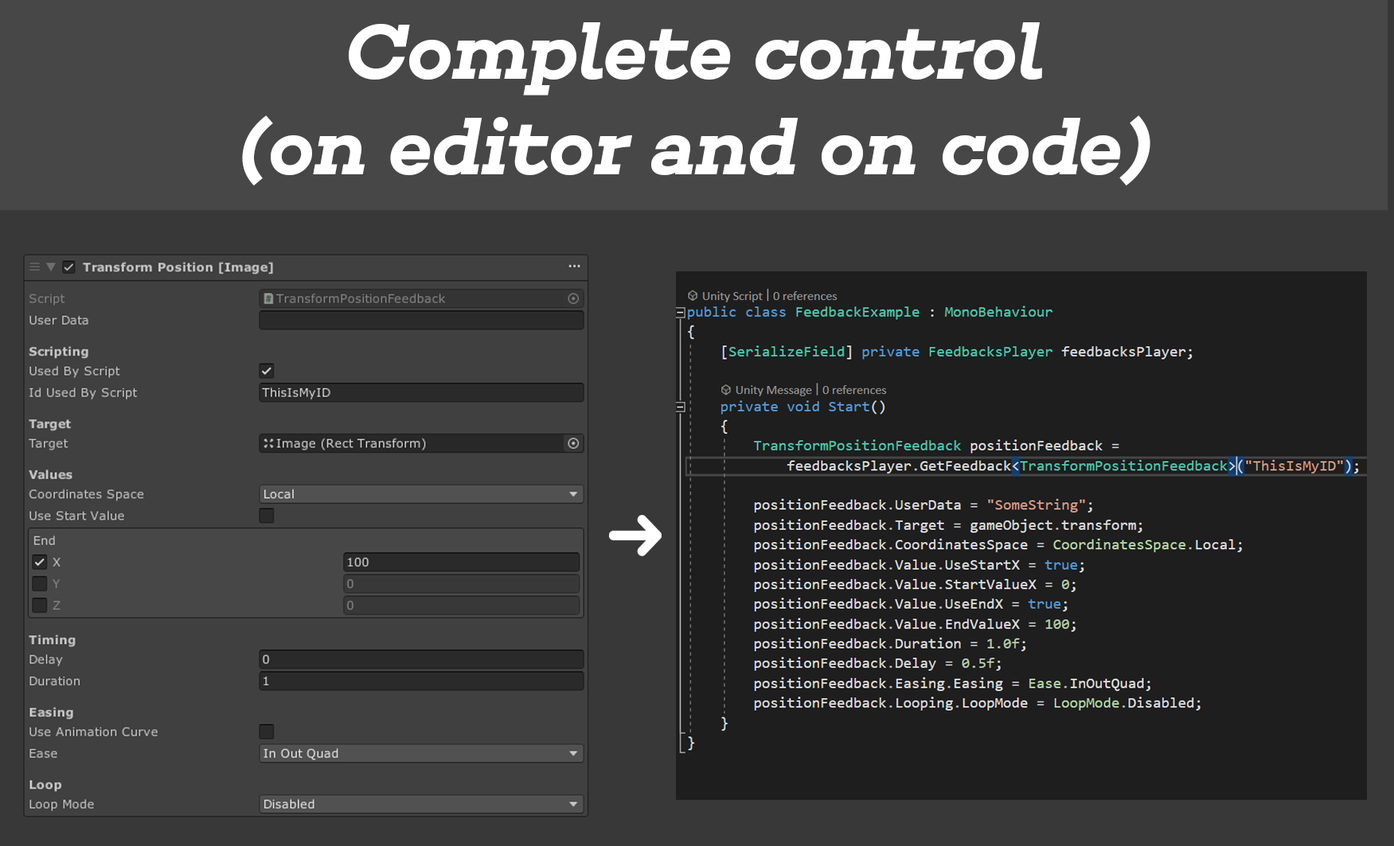
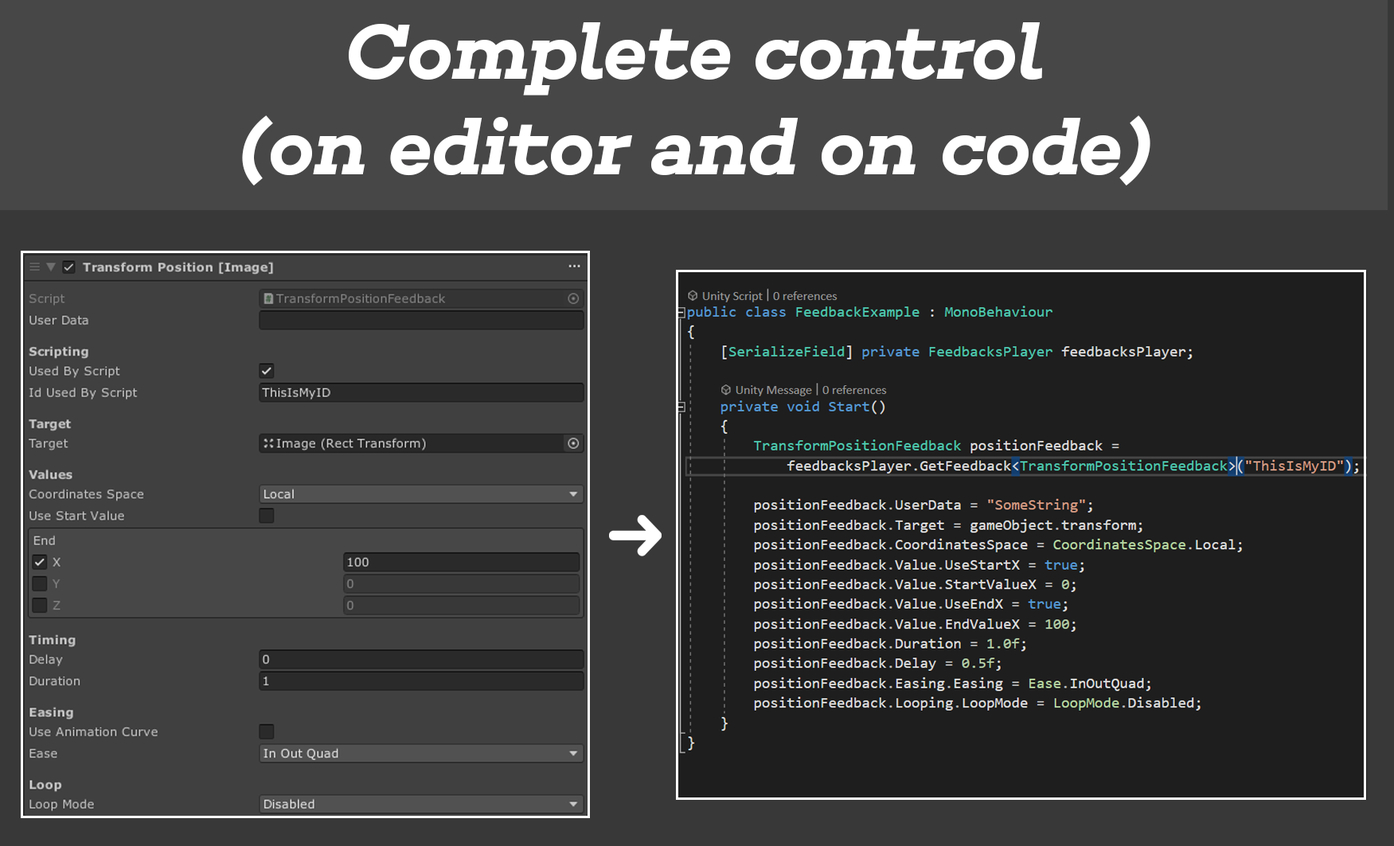
Before/after of a 1394×846 layered artwork. What changed in the layer stack:
added layer "Rectángulo 4" above "Rectángulo 3" over [675, 269, 1367, 801]
added layer "Rectángulo 3" above "Capa 4" over [20, 250, 590, 819]
